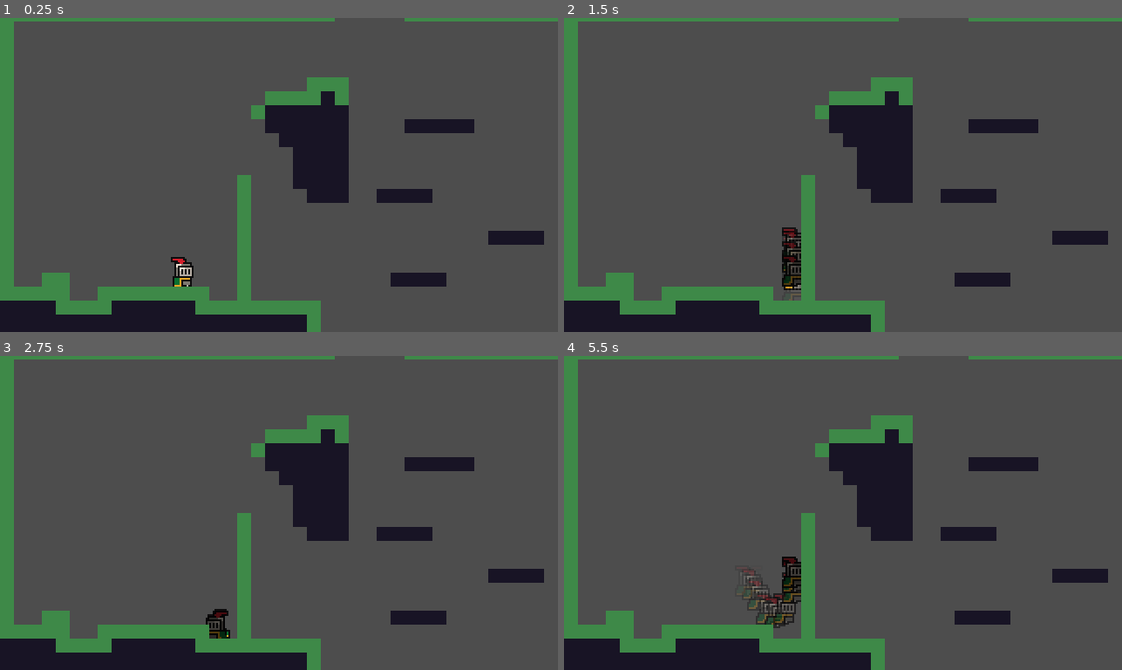
Above: before the commit, frames 1-4 (two rows, left to right).
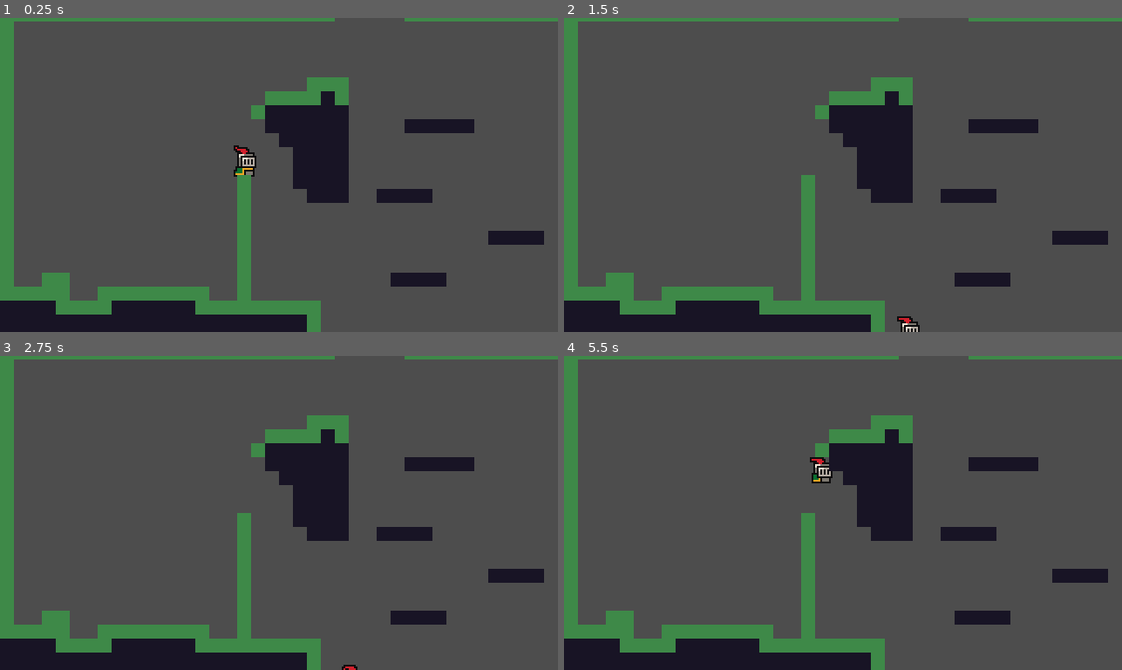
Above: after the commit, the same moments.

Repository: LamCaVoi/new-game-repo
Game: Godot game, scene res://Prototype/Prototype5/Prototype5.tscn
Same seed, same stepped clock (60 frames per second), same inputs: the game is played once before the commit and once after it.
Inputs:
- Up to frame 1 (0.25 s): no input
- Up to frame 2 (1.5 s): hold D (move_right) from 0.53 s (still down); tap X (dash) at 0.6 s; tap Z (jump) at 0.77, 0.8, 1.07, 1.35 s
- Up to frame 3 (2.75 s): tap Z (jump) at 1.52, 1.82, 2.3 s; tap X (dash) at 1.55, 2.1 s; release D (move_right) at 2.03 s; hold A (move_left) from 2.03 s (still down)
- Up to frame 4 (5.5 s): tap Enter at 2.75 s; release A (move_left) at 2.78 s; hold D (move_right) 2.78-4.28 s; tap X (dash) at 2.85, 4.35, 5.1 s; tap Z (jump) at 3.02, 3.32, 3.6, 3.77, 4.07, 4.52, 4.82, 5.3 s; hold A (move_left) 4.28-5.03 s; hold D (move_right) from 5.03 s (still down)

The runs differ from the first frame. In frame 1, 0.6% of the frame differs, in the area x 30-46%, y 40-86%; in frame 2, 0.7%; in frame 3, 0.3%; in frame 4, 1.3%, in the area x 32-49%, y 32-87%.

Commit message:
new commit

Diff:
--- a/Player/Movement Data/DefaultDataMoveMent.tres
+++ b/Player/Movement Data/DefaultDataMoveMent.tres
@@ -4,18 +4,18 @@
 
 [resource]
 script = ExtResource("1_bgw5n")
-max_x_speed = 100.0
-max_y_speed = 150.0
-jump_height = 45.0
-jump_time_to_peak = 0.3
-jump_time_to_descent = 0.2
+max_x_speed = 120.0
+max_y_speed = 250.0
+jump_height = 35.0
+jump_time_to_peak = 0.35
+jump_time_to_descent = 0.23
 acceleration = 1200.0
 friction = 1200.0
 short_jump_cut = 0.6
 velocity_x_lerp_speed = 0.3
 velocity_y_lerp_speed = 0.8
-hang_threshold = 50.0
-dash_speed = 220.0
+hang_threshold = 30.0
+dash_speed = 175.0
 dash_time = 0.2
-coyote_time = 0.1
-buffer_jump_time = 0.1
+coyote_time = 0.2
+buffer_jump_time = 0.2
--- a/Player/Movement Data/PlayerMovementData.gd
+++ b/Player/Movement Data/PlayerMovementData.gd
@@ -22,6 +22,11 @@
 var high_jump_velocity:float
 var jump_gravity:float
 var fall_gravity:float
+var can_dash: bool = true
+var is_colliding_top: bool
+var is_colliding_bottom: bool = true
+var is_colliding_x: bool
+var is_near_wall: bool = false
 
 func init() -> void:
 	high_jump_velocity = ((2.0 * jump_height) / jump_time_to_peak) * -1.0
--- a/Player/State Machine/States/Dash State/dash.gd
+++ b/Player/State Machine/States/Dash State/dash.gd
@@ -7,16 +7,16 @@
 
 func physics_update(delta: float) -> void:
 	dash_duration_timer -= delta
+	movement.move_x(parent.velocity.x *delta)
+	movement.move_y(parent.velocity.y *delta)
 	if dash_duration_timer <=0:
 		switch_state()
 		return
-	movement.move_x(parent.velocity.x *delta)
-	movement.move_y(parent.velocity.y *delta)
 
 
 func switch_state():
-	if(is_colliding_bottom):
-		can_dash = true
+	if(movement_data.is_colliding_bottom):
+		movement_data.can_dash = true
 		if(movement_input.get_horizontal_input() != 0):
 			finished.emit("Run")
 		else:
@@ -33,7 +33,7 @@
 			dir.x = 1
 
 func enter(previous_state_path: String) -> void:
-	can_dash = false
+	movement_data.can_dash = false
 	get_dir()
 	parent.velocity = dir * movement_data.dash_speed
 	dash_duration_timer = movement_data.dash_time
@@ -48,4 +48,3 @@
 
 func exit():
 	ghost_timer.stop()
-	return super()
--- a/Player/State Machine/States/Fall State/fall.gd
+++ b/Player/State Machine/States/Fall State/fall.gd
@@ -11,15 +11,15 @@
 		parent.velocity.y *= movement_data.short_jump_cut
 
 	elif movement_input.wants_jump():
-		if is_on_wall:
+		if movement_data.is_near_wall:
 			finished.emit("WallJump")
-		elif not is_colliding_bottom:
+		elif not movement_data.is_colliding_bottom:
 			if coyote_timer >= 0:
 				finished.emit("Jump")
 			else:
 				buffer_jump_timer = movement_data.buffer_jump_time
-	elif movement_input.wants_dash() and can_dash:
-		can_dash = false
+	elif movement_input.wants_dash() and movement_data.can_dash:
+		movement_data.can_dash = false
 		finished.emit("Dash")
 
 func timer_update(delta):
@@ -34,20 +34,21 @@
 	run(direction)
 	apply_gravity(delta, abs(parent.velocity.y) < movement_data.hang_threshold)
 	parent.velocity.x = lerp(parent.velocity.x, direction * movement_data.max_x_speed, movement_data.velocity_x_lerp_speed)
-	movement.move_x(parent.velocity.x *delta)
-	movement.move_y(parent.velocity.y *delta)
-	if is_colliding_top:
-		is_colliding_top = false
+	movement.move_x(parent.velocity.x *delta, true)
+	movement.move_y(parent.velocity.y *delta, true)
+
+	if movement_data.is_colliding_top:
+		movement_data.is_colliding_top = false
 		parent.velocity.y = 0
 	switch_state(direction)
 
 func switch_state(direction):
-	if is_on_wall:
+	if movement_data.is_near_wall:
 		if buffer_jump_timer > 0:
 			buffer_jump_timer = -1
 			finished.emit("WallJump")
-	elif is_colliding_bottom:
-		can_dash = true
+	elif movement_data.is_colliding_bottom:
+		movement_data.can_dash = true
 		if buffer_jump_timer > 0:
 			buffer_jump_timer = -1
 			finished.emit("Jump")
--- a/Player/State Machine/States/Idle State/idle.gd
+++ b/Player/State Machine/States/Idle State/idle.gd
@@ -5,20 +5,19 @@
 		finished.emit("Jump")
 
 	#Dash
-	if movement_input.wants_dash() and can_dash:
+	if movement_input.wants_dash() and movement_data.can_dash:
 		finished.emit("Dash")
 
 func physics_update(delta: float) -> void:
 	apply_gravity(delta)
-	movement.move_x(parent.velocity.x *delta)
-	movement.move_y(parent.velocity.y * delta)
-	if(is_colliding_bottom):
+	movement.move_y(parent.velocity.y * delta, true)
+	if(movement_data.is_colliding_bottom):
 		parent.velocity.y = 0
 	switch_state()
 
 func switch_state():
 	#Fall
-	if not is_colliding_bottom:
+	if not movement_data.is_colliding_bottom:
 		finished.emit("Fall")
 	#Run
 	else:
@@ -28,5 +27,5 @@
 
 func enter(previous_state_path: String) -> void:
 	super(previous_state_path)
-	can_dash = true
+	movement_data.can_dash = true
 	parent.velocity = Vector2.ZERO
--- a/Player/State Machine/States/Run State/run.gd
+++ b/Player/State Machine/States/Run State/run.gd
@@ -22,10 +22,12 @@
 	apply_gravity(delta)
 	movement.move_x(parent.velocity.x * delta)
 	movement.move_y(parent.velocity.y * delta)
+	if(movement_data.is_colliding_bottom):
+		parent.velocity.y = 0
 	switch_state(direction, delta)
 
 func switch_state(direction, delta):
-	if not is_colliding_bottom:
+	if not movement_data.is_colliding_bottom:
 		finished.emit("Fall")
 	elif abs(parent.velocity.x) < movement_data.friction * delta and direction == 0:
 		finished.emit("Idle")
--- a/Player/State Machine/States/Wall Jump State/wall_jump.gd
+++ b/Player/State Machine/States/Wall Jump State/wall_jump.gd
@@ -20,12 +20,12 @@
 	switch_case(dir)
 
 func switch_case(dir):
-	if (is_colliding_bottom):
+	if (movement_data.is_colliding_bottom):
 		if dir != 0:
 			finished.emit("Run")
 		else:
 			finished.emit("Idle")
-	elif is_on_wall and movement_input.wants_jump():
+	elif movement_data.is_near_wall and movement_input.wants_jump():
 		finished.emit("WallJump")
 
 func enter(previous_state_path: String, data := {}) -> void:
--- a/Player/State Machine/state.gd
+++ b/Player/State Machine/state.gd
@@ -11,19 +11,6 @@
 var parent:CharacterBody2D
 var animated_sprite: AnimatedSprite2D
 var ray_cast_2d: RayCast2D
-
-var data: Dictionary = {
-	"is_colliding_top": false,
-	"is_colliding_bottom": false,
-	"is_colliding_x": false,
-	"can_dash": false
-}
-
-var is_colliding_top : bool
-var is_colliding_bottom : bool
-var is_colliding_x : bool
-var can_dash : bool
-var is_on_wall : bool
 
 ## Emitted when the state finishes and wants to transition to another state.
 signal finished(next_state_path: String, data : Dictionary)
@@ -43,13 +30,7 @@
 ## Called by the state machine upon changing the active state. The `data` parameter
 ## is a dictionary with arbitrary data the state can use to initialize itself.
 func enter(previous_state_path: String) -> void:
-	self.is_colliding_top = data.is_colliding_top
-	self.is_colliding_bottom = data.is_colliding_bottom
-	self.is_colliding_x = data.is_colliding_x
-	self.can_dash = data.can_dash
-	self.is_on_wall = data.is_on_wall
 	animated_sprite.play(animation_name)
-
 
 ## Called by the state machine before changing the active state. Use this function
 ## to clean up the state.
@@ -62,26 +43,13 @@
 func apply_gravity(delta: float, is_at_apex : bool = false):
 	if parent.velocity.y <= movement_data.max_y_speed:
 		if (is_at_apex):
-			parent.velocity.y += get_fall_gravity() * 0.5 * delta
+			parent.velocity.y += get_fall_gravity() * 0.8 * delta
 		else:
 			parent.velocity.y += get_fall_gravity() * delta
 	else: parent.velocity.y = movement_data.max_y_speed
 
 
 func run(direction):
-	#velocity.x = max_x_speed * direction
 	if not direction == 0:
 		animated_sprite.flip_h = direction < 0
 		ray_cast_2d.target_position = Vector2(-8,0) if animated_sprite.flip_h else Vector2(8,0)
-
-#func set_colliding_x(val : bool) -> void:
-	#is_colliding_x = val
-#
-#func set_colliding_top(val : bool) -> void:
-	#is_colliding_y = val
-#
-#func is_on_floor() -> bool:
-	#return is_colliding_y and (parent.velocity.y >=0)
-#
-#func is_on_wall() -> bool:
-	#return is_colliding_x and not is_on_floor()
--- a/Player/State Machine/state_machine.gd
+++ b/Player/State Machine/state_machine.gd
@@ -16,7 +16,6 @@
 
 func init(parent: CharacterBody2D, animated_sprite: AnimatedSprite2D, ray_cast_2d: RayCast2D, movement_data : PlayerMovementData, movement_input: PlayerMovementInput, movement: Movement) -> void:
 	for state_node: State in find_children("*", "State"):
-		state_node.data = self.data
 		state_node.finished.connect(_transition_to_next_state)
 		state_node.parent = parent
 		state_node.animated_sprite = animated_sprite
@@ -31,10 +30,9 @@
 	if not has_node(target_state_path):
 		printerr(owner.name + ": Trying to transition to state " + target_state_path + " from " + state.name + " but it does not exist.")
 		return
+	state.exit()
 	var previous_state_path := state.name
-	update_shared_data()
 	state = get_node(target_state_path)
-	state.data = self.data
 	state.enter(previous_state_path)
 
 func _unhandled_input(event: InputEvent) -> void:
@@ -46,21 +44,5 @@
 
 
 func _physics_process(delta: float) -> void:
-	print(state.name)
+	print(state.movement_data.is_near_wall)
 	state.physics_update(delta)
-
-func set_colliding_x(val : bool) -> void:
-	state.is_colliding_x = val
-
-func set_colliding_top(val : bool) -> void:
-	state.is_colliding_top = val
-
-func set_colliding_bottom(val : bool) -> void:
-	state.is_colliding_bottom = val
-
-func update_shared_data():
-	data.is_colliding_top = state.is_colliding_top
-	data.is_colliding_bottom = state.is_colliding_bottom
-	data.is_colliding_x = state.is_colliding_x
-	data.can_dash = state.can_dash
-	data.is_on_wall = state.is_on_wall
--- a/Player/pixel_perfect_movement.gd
+++ b/Player/pixel_perfect_movement.gd
@@ -7,15 +7,21 @@
 func init(parent: CharacterBody2D) -> void:
 	self.parent = parent
 
-func move_x(amount: float):
+func move_x(amount: float, wall_detection_enabled: bool = false):
 	remainder.x += amount
 	amount = round(remainder.x)
 
 	if(amount != 0):
 		remainder.x -= amount
-		move_x_exact(amount)
+		move_x_exact(amount, wall_detection_enabled)
 
-func move_x_exact(move: int):
+	if(wall_detection_enabled):
+		if Global.curr_level.find_wall():
+			Events.player_near_wall.emit(true)
+		else:
+			Events.player_near_wall.emit(false)
+
+func move_x_exact(move: int, wall_detection_enabled: bool = false):
 	var step : int = sign(move)
 
 	while (move):
@@ -26,7 +32,7 @@
 		move -= step
 	Events.player_colliding_x.emit(false)
 
-func move_y(amount: float):
+func move_y(amount: float, wall_detection_enabled: bool = false):
 	remainder.y += amount
 	amount = floor(remainder.y)
 
@@ -34,7 +40,13 @@
 		remainder.y -= amount
 		move_y_exact(amount)
 
-func move_y_exact(move: int):
+	if(wall_detection_enabled):
+		if Global.curr_level.find_wall():
+			Events.player_near_wall.emit(true)
+		else:
+			Events.player_near_wall.emit(false)
+
+func move_y_exact(move: int, wall_detection_enabled: bool = false):
 	var step : int = sign(move)
 
 	while (move):
--- a/Player/player.gd
+++ b/Player/player.gd
@@ -18,20 +18,27 @@
 @export var color : Color
 @onready var rect2 : Rect2 = Rect2(x,y,width,height)
 
-func _draw() -> void:
-	draw_rect(rect2, color)
-
 func _physics_process(delta: float) -> void:
 	queue_redraw()
 
 func _ready() -> void:
 	Events.player_entered_kill_zone.connect(die)
-	Events.player_colliding_x.connect(state_machine.set_colliding_x)
-	Events.player_colliding_top.connect(state_machine.set_colliding_top)
-	Events.player_colliding_bottom.connect(state_machine.set_colliding_bottom)
+	Events.player_near_wall.connect(set_near_wall)
+	Events.player_colliding_x.connect(set_colliding_x)
+	Events.player_colliding_top.connect(set_colliding_top)
+	Events.player_colliding_bottom.connect(set_colliding_bottom)
 	movement_data.init()
 	movement.init(self)
 	state_machine.init(self, animated_sprite, ray_cast_2d, movement_data, movement_input, movement)
+
+func set_colliding_x(val : bool):
+	movement_data.is_colliding_x = val
+func set_colliding_top(val : bool):
+	movement_data.is_colliding_top = val
+func set_colliding_bottom(val : bool):
+	movement_data.is_colliding_bottom = val
+func set_near_wall(val : bool):
+	movement_data.is_near_wall = val
 
 func die():
 	state_machine._transition_to_next_state("Die")
--- a/Prototype/Prototype5/Prototype5.tscn
+++ b/Prototype/Prototype5/Prototype5.tscn
@@ -33,15 +33,17 @@
 [sub_resource type="RectangleShape2D" id="RectangleShape2D_vkstf"]
 size = Vector2(135.5, 10)
 
-[node name="Prototype5" type="Node2D"]
+[node name="Prototype5" type="Node2D" node_paths=PackedStringArray("player", "level_layer")]
 script = ExtResource("1_jrftt")
+player = NodePath("Player")
+level_layer = NodePath("LevelTileMapLayer")
 
 [node name="LevelTileMapLayer" type="TileMapLayer" parent="."]
 tile_map_data = PackedByteArray("AAD3/wwAAAACAAQAAADs//P/AAACAAQAAADs//T/AAAEAAcAAADt//P/AAACAAQAAADt//T/AAAEAAcAAADu// …(4816 unchanged characters)…
 tile_set = SubResource("TileSet_6sxoi")
 
 [node name="Player" parent="." instance=ExtResource("2_adels")]
-position = Vector2(-55, 57)
+position = Vector2(-19, -7)
 
 [node name="Camera2D" type="Camera2D" parent="."]
 
--- a/Prototype/Prototype6/prototype_6.gd
+++ b/Prototype/Prototype6/prototype_6.gd
@@ -1,8 +1,8 @@
 extends Node2D
 class_name Level
 
-@onready var player: Player = $Player
-@onready var level_layer: TileMapLayer = $LevelTileMapLayer
+@export var player: Player
+@export var level_layer: TileMapLayer
 
 var used_cell_dict: Dictionary
 
@@ -24,8 +24,19 @@
 func get_tile_bottom(rect2: Rect2) -> int:
 	return to_global(rect2.position).y + 8
 
+func find_wall():
+	var player_tile : Vector2i = level_layer.local_to_map(to_local(player.global_position))
+	for i in range(player_tile.x - 1, player_tile.x + 2,2):
+		for j in range(player_tile.y, player_tile.y + 2):
+			if (not used_cell_dict.has(Vector2i(i,j))):
+				continue
+			var tile_rect = Rect2(level_layer.map_to_local(Vector2(i,j)) + Vector2(-4,-4), Vector2(8,8))
+			var step =-3 if i < 0 else 3
+			if intersect(tile_rect,Vector2(step, 0), true):
+				return true
+	return false
+
 func check_intersection(offset: Vector2i = Vector2i.ZERO):
-
 	var player_tile : Vector2i = level_layer.local_to_map(to_local(player.global_position))
 	for i in range(player_tile.x - 1,player_tile.x + 2):
 		for j in range(player_tile.y - 2,player_tile.y + 3):
@@ -36,13 +47,12 @@
 				return true
 	return false
 
-func intersect(tile: Rect2, offset: Vector2i) -> bool:
+func intersect(tile: Rect2, offset: Vector2i, wall_detection: bool = false) -> bool:
 	#print("Player postion : " + str(player.rect2.position) + " Global postion : " + str(player.get_global_rect()))
 	#print("tile postion : " + str(tile.position) + " Global postion : " + str(to_global(tile.position)))
 	#print("left : " + str(player.get_left_rect()) + " right : " + str(str(player.get_right_rect())) + " top : " + str(str(player.get_top_rect())) + " bottom : " + str(player.get_bottom_rect()))
 	#print("left : " + str(get_tile_left(tile)) + " right : " + str(get_tile_right(tile)) + " top : " + str(get_tile_top(tile)) + " bottom : " + str(get_tile_bottom(tile)))
-	var res : bool = (player.get_left_rect() + offset.x < get_tile_right(tile) and
+	return (player.get_left_rect() + offset.x < get_tile_right(tile) and
 	player.get_right_rect() + offset.x > get_tile_left(tile) and
-	player.get_top_rect() + offset.y < get_tile_bottom(tile) and
+	player.get_top_rect() + offset.y + player.height * int(wall_detection) < get_tile_bottom(tile) and
 	player.get_bottom_rect() + offset.y > get_tile_top(tile))
-	return res
--- a/Script/Events.gd
+++ b/Script/Events.gd
@@ -5,3 +5,4 @@
 signal player_colliding_top
 signal player_colliding_bottom
 signal player_colliding_x
+signal player_near_wall
Not shown, added: Player/pla5620.tmp
